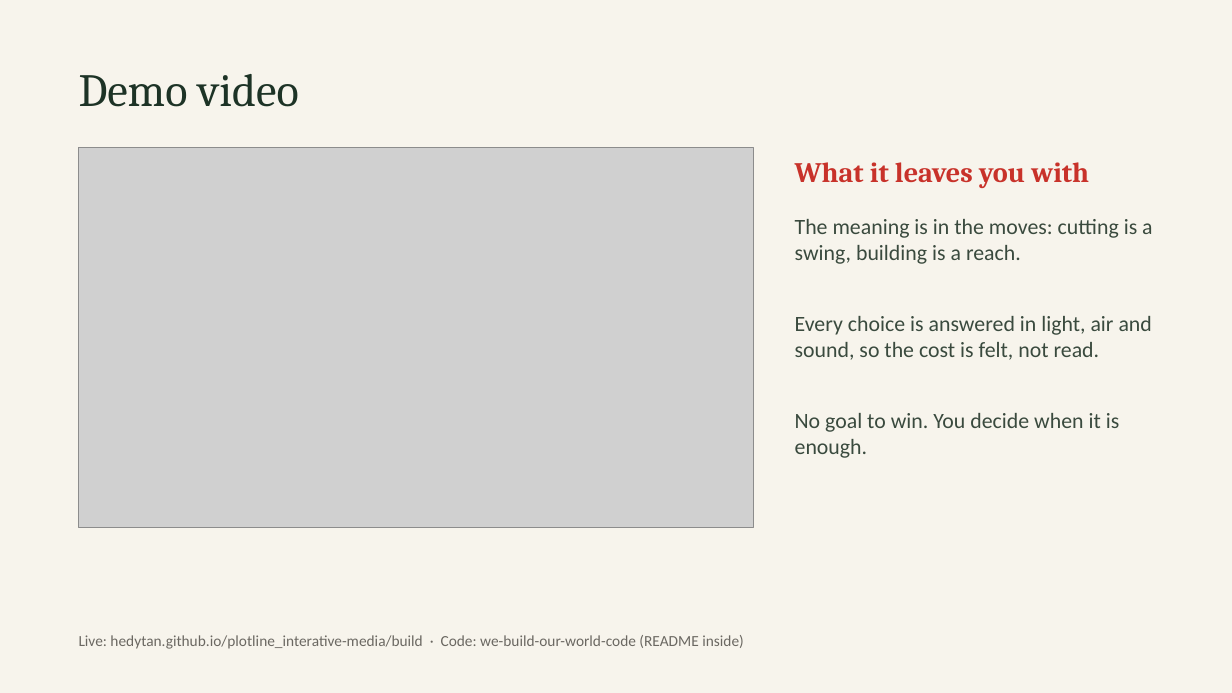
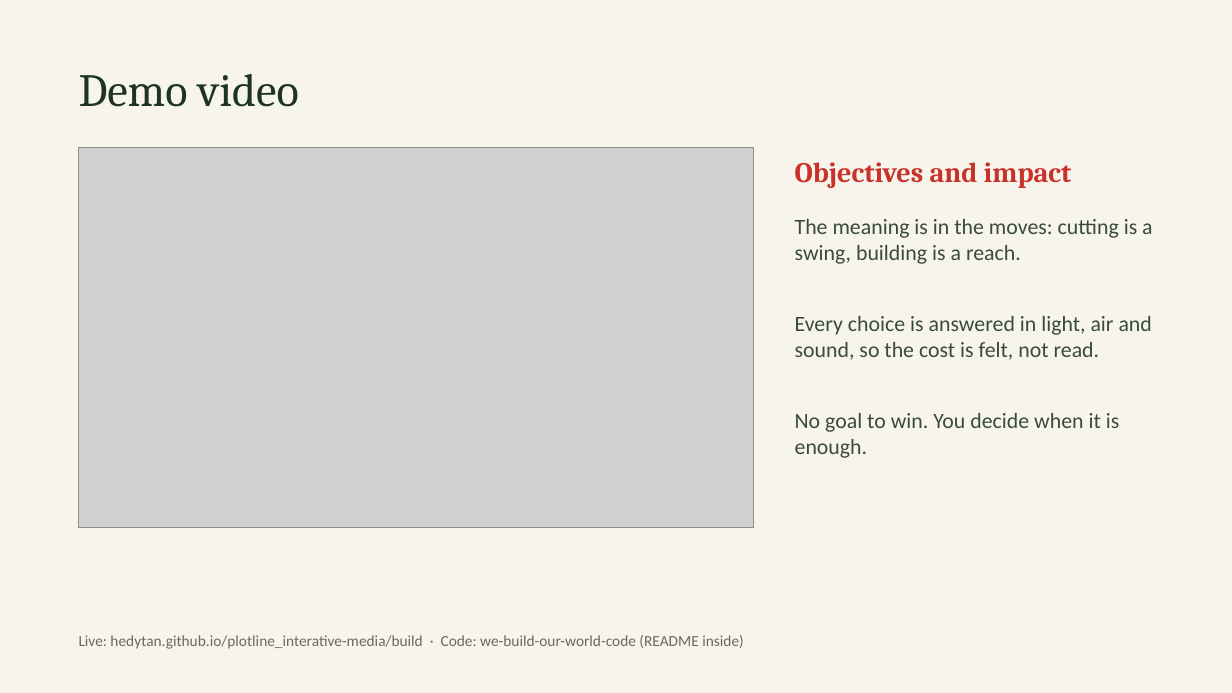
Before and after one commit to hedytan/plotline_interative-media, a slide deck: slide 6 of presentation/submission/We Build Our World - A2B slides.pptx. Drawn at 1232x693 pixels with LibreOffice and Linux fonts; fonts in the diff are those of the drawing; grey boxes stand for pictures. Boxes give left, top, right and bottom in pixels: in the first picture for what was removed or moved away, otherwise in the second. Text is boxed around its words. In the diff, an @@ line names an element or a change of style, - is before the commit and + after.

```diff
--- a/presentation/submission/We Build Our World - A2B slides.pptx
+++ b/presentation/submission/We Build Our World - A2B slides.pptx
@@ text at (x1=795, y1=162, x2=1072, y2=188): text changed @@
-What it leaves you with
+Objectives and impact
```
Also in this commit, not shown: 2 other files.
